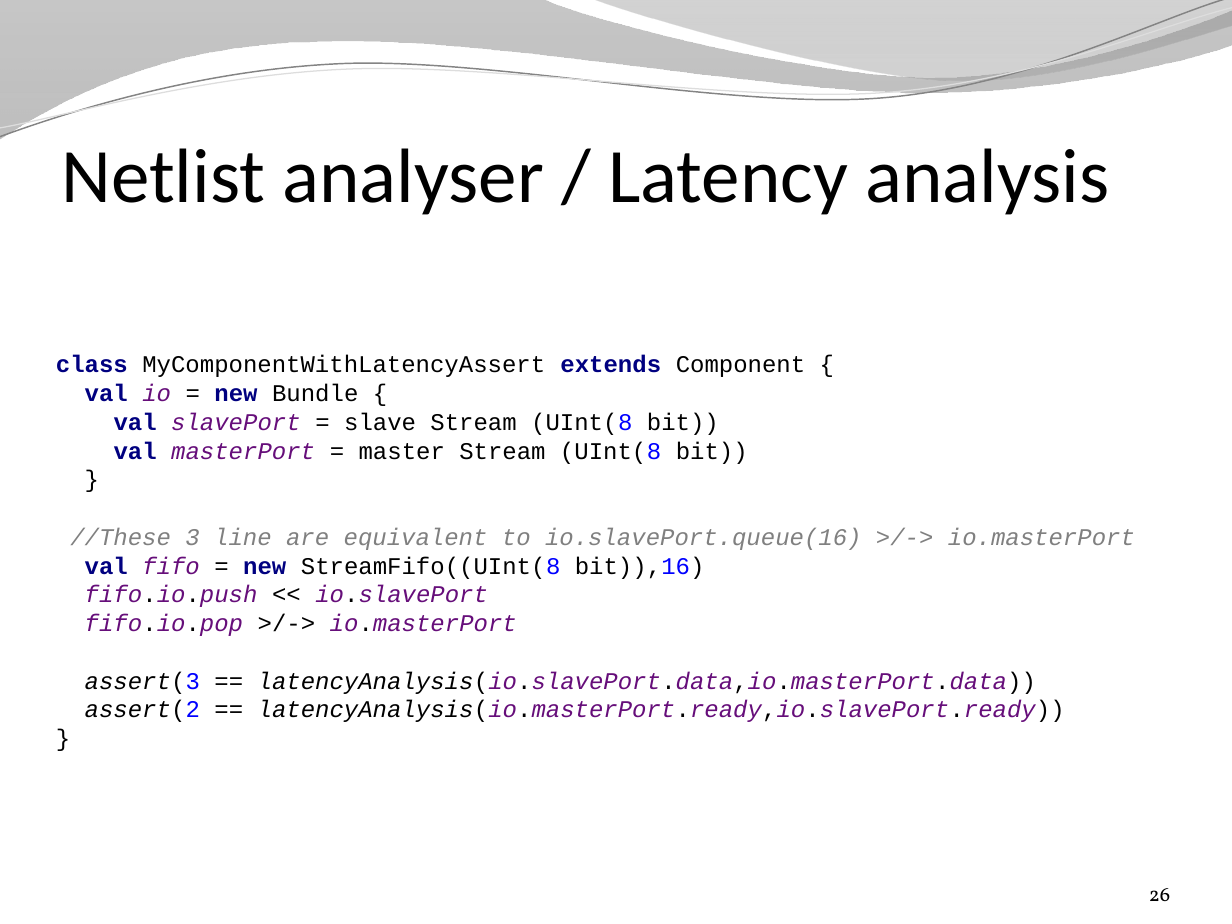
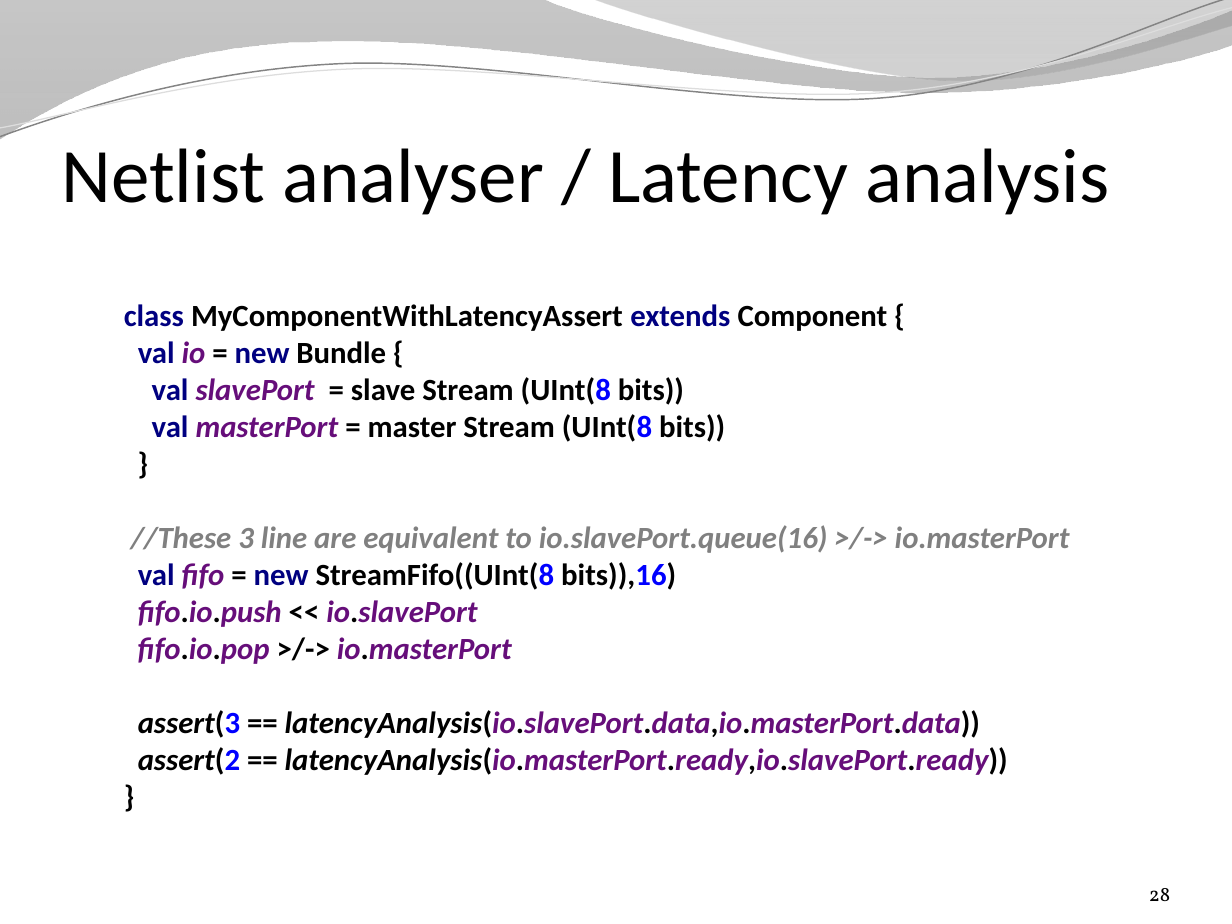
Before and after one commit to SpinalHDL/SpinalDoc, a slide deck: slide 28 of presentation/en/presentation.pptx (slide 26 before the commit). Drawn at 1232x924 pixels with LibreOffice and Linux fonts; fonts in the diff are those of the drawing; background and template pictures are left out. Boxes give left, top, right and bottom in pixels: in the first picture for what was removed or moved away, otherwise in the second. Text is boxed around its words. In the diff, an @@ line names an element or a change of style, - is before the commit and + after.

```diff
--- a/presentation/en/presentation.pptx
+++ b/presentation/en/presentation.pptx
@@ text at (124, 304, 1070, 775): text changed; size 14 to 18 pt; font Courier New to Calibri; bold on @@
-class MyComponentWithLatencyAssert extends Component {
-val io = new Bundle {
-val slavePort = slave Stream (UInt(8 bit))
-val masterPort = master Stream (UInt(8 bit))
-}
-//These 3 line are equivalent to io.slavePort.queue(16) >/-> io.masterPort
-val fifo = new StreamFifo((UInt(8 bit)),16)
-fifo.io.push << io.slavePort
-fifo.io.pop >/-> io.masterPort
-assert(3 == latencyAnalysis(io.slavePort.data,io.masterPort.data))
-assert(2 == latencyAnalysis(io.masterPort.ready,io.slavePort.ready))
-}
+class MyComponentWithLatencyAssert extends Component {
+val io = new Bundle {
+val slavePort = slave Stream (UInt(8 bits))
+val masterPort = master Stream (UInt(8 bits))
+}
+//These 3 line are equivalent to io.slavePort.queue(16) >/-> io.masterPort
+val fifo = new StreamFifo((UInt(8 bits)),16)
+fifo.io.push << io.slavePort
+fifo.io.pop >/-> io.masterPort
+assert(3 == latencyAnalysis(io.slavePort.data,io.masterPort.data))
+assert(2 == latencyAnalysis(io.masterPort.ready,io.slavePort.ready))
+}
@@ page number at (1149, 888, 1170, 901): text changed @@
-26
+28
```
Also in this commit, not shown: 20 other slides changed, 11 slides added, 8 other files.
